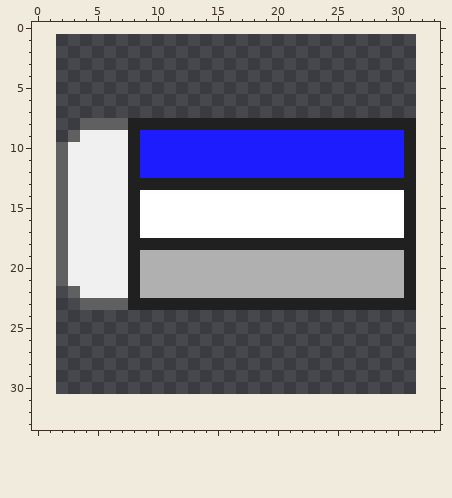
One commit to this pixel-art sprite: Monja/Assets/Image/Item_Image/a_000.png. Above, as it was before the edit.
The file is 30x30 pixels. The old version is drawn lined up with the new one, on the new canvas.
Once edited:
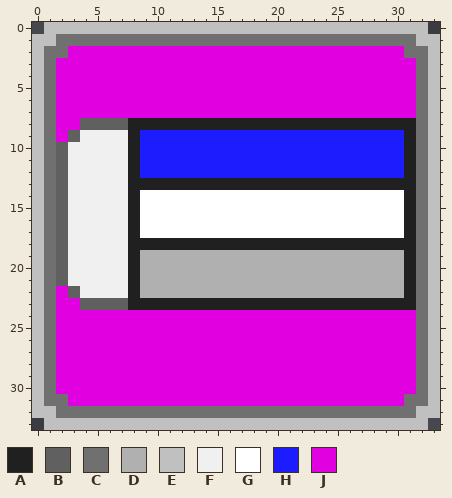
Palette (. is transparent): A #202020  B #606060  C #707070  D #b0b0b0  E #c0c0c0  F #f0f0f0  G #ffffff  H #1c1cff  J #e000e0
Edits made:
canvas 30x30 -> 34x34, the old top-left corner now at 2,1
y 0: x 1..32 ................................ -> EEEEEEEEEEEEEEEEEEEEEEEEEEEEEEEE
y 1: x 0..33 .................................. -> EECCCCCCCCCCCCCCCCCCCCCCCCCCCCCCEE
y 2: x 0..33 .................................. -> ECCJJJJJJJJJJJJJJJJJJJJJJJJJJJJCCE
y 3..7: x 0..33 .................................. -> ECJJJJJJJJJJJJJJJJJJJJJJJJJJJJJJCE
y 8: x 0..3 .... -> ECJJ; x 32..33 .. -> CE
y 9: x 0..2 ... -> ECJ; x 32..33 .. -> CE
y 10..21: x 0..1 .. -> EC; x 32..33 .. -> CE
y 22: x 0..2 ... -> ECJ; x 32..33 .. -> CE
y 23: x 0..3 .... -> ECJJ; x 32..33 .. -> CE
y 24..30: x 0..33 .................................. -> ECJJJJJJJJJJJJJJJJJJJJJJJJJJJJJJCE
y 31: x 0..33 .................................. -> ECCJJJJJJJJJJJJJJJJJJJJJJJJJJJJCCE
y 32: x 0..33 .................................. -> EECCCCCCCCCCCCCCCCCCCCCCCCCCCCCCEE
y 33: x 1..32 ................................ -> EEEEEEEEEEEEEEEEEEEEEEEEEEEEEEEE
Boxes around the changes in both pictures, in picture pixels (x1, y1, x2, y2):
added: (32, 22, 440, 430)
